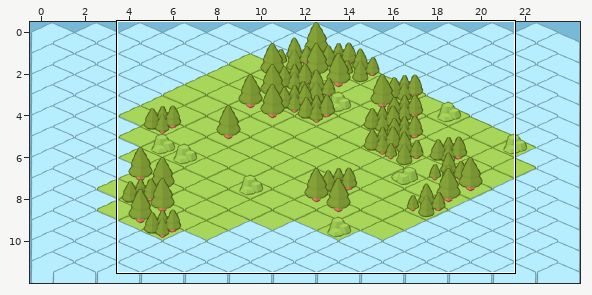
Tiled map: examples/demos/tile-grids/assets/maps/island-columns.tmx. The picture above shows the old version from afar; the outline marks the close-up.
Close-up. First the earlier version:
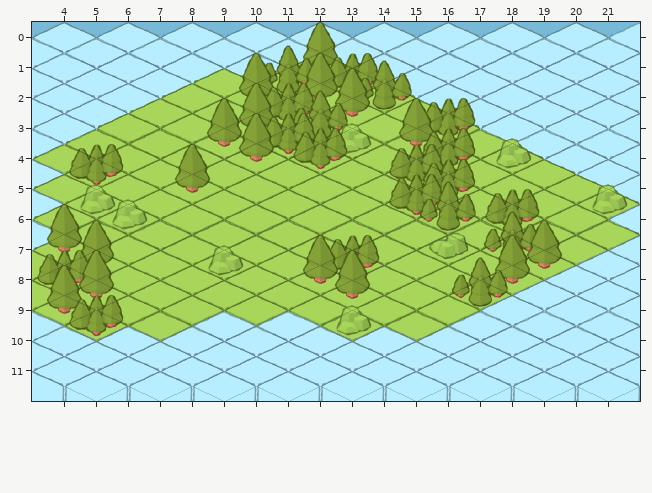
Cells are 116x55 px. Every second column is shifted by half a cell. Shown: x 4..21, y 0..11.
Now the later version:
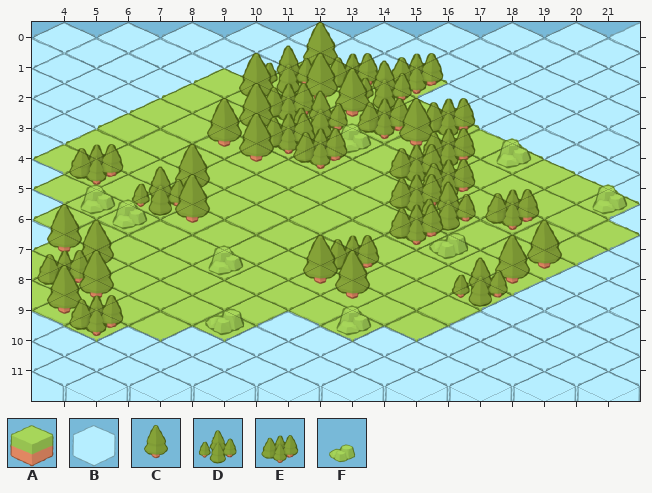
Key: from "sketch-town-ground": A 0 "grass_center_N", B 1 "water_center_N"; from "sketch-town-props": C 5 "tree_single_N", D 7 "tree_multiple_N", E 8 "tree_multiple_E", F 10 "rocks_grass_E".
_ is an empty cell.
The exact change:
Layer "ground":
y 1: x 15 B -> A
y 9: x 9 B -> A
Layer "props":
y 1: x 15 _ -> E
y 3: x 14 _ -> E
y 5: x 7 _ -> D
y 6: x 8 _ -> C; x 15 _ -> E
y 7: x 18 D -> _
y 9: x 9 _ -> F
Where, in picture pixels (left, top, right, bottom), the same in both close-ups:
changed: (357, 53, 448, 140)
added: (131, 166, 211, 223)
added: (389, 204, 444, 246)
removed: (483, 211, 536, 255)
changed: (193, 308, 256, 341)
